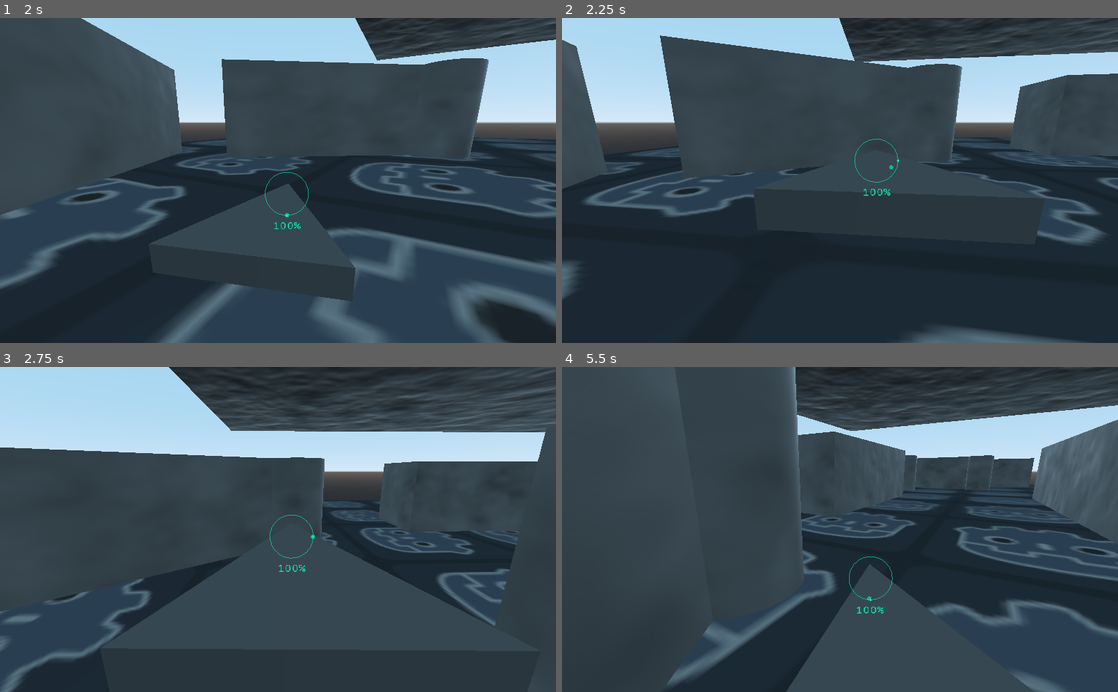
Above: before the commit, frames 1-4 (two rows, left to right).
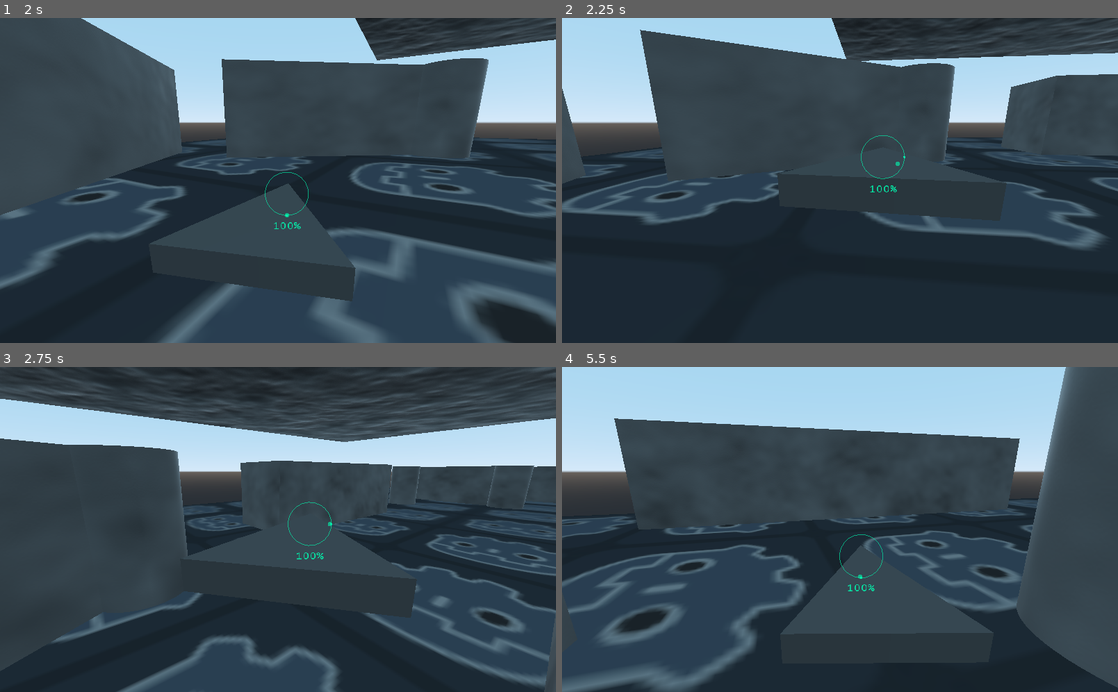
Above: after the commit, the same moments.

Repository: winston-yallow/godot_wild_jam_20
Game: Godot game, scene res://maps/00_Test.tscn
The game is run twice, just before and just after one commit, with the same random seed, the same clock (stepped at 60 frames per second) and the same inputs.
Inputs:
- Up to frame 1 (2 s): hold D (game_right) 0.53-1.28 s; hold S (game_down) from 1.28 s (still down)
- Up to frame 2 (2.25 s): release S (game_down) at 2.03 s; hold D (game_right) from 2.03 s (still down)
- Up to frame 3 (2.75 s): keep holding D (game_right)
- Up to frame 4 (5.5 s): release D (game_right) at 2.78 s; hold W (game_up) 2.78-3.53 s; hold A (game_left) 3.53-5.03 s; hold S (game_down) from 5.03 s (still down)

Frame 1 is identical in both runs. In frame 2, 8.6% of the frame differs, in the area x 0-100%, y 0-100%; in frame 3, 27%; in frame 4, 48%.

Commit message:
Fix wrong calculation of travelled offset

Diff:
--- a/game/player/Player.gd
+++ b/game/player/Player.gd
@@ -77,8 +77,10 @@
     global_transform.basis = new_transform.basis
 
     var f: float
-    if velo.z > 0:
-        f = clamp(remaining_velo.z / velo.z, 0.0, 1.0)
+    var local_velo := global_transform.basis.xform_inv(velo)
+    var local_remaining := global_transform.basis.xform_inv(remaining_velo)
+    if local_velo.z != 0:
+        f = clamp(local_remaining.z / local_velo.z, 0.0, 1.0)
     else:
         f = 0
 
